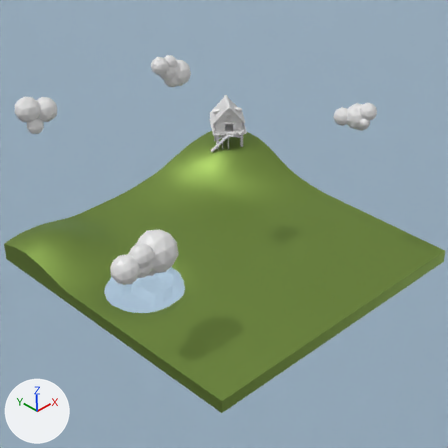
Two versions of the Blender file BlenderProjects/forestZone.blend, one commit apart.
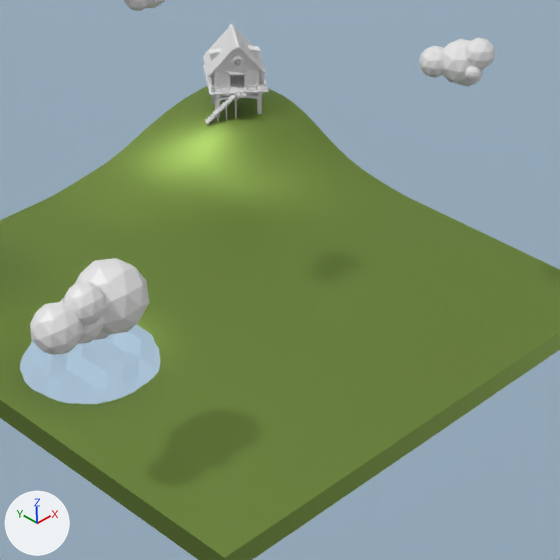
Old and new are each drawn from the file's camera 'Camera' and again close up on the part from 21% to 92% of the width and 18% to 90% of the height. Lighting does not change. The marker at lower left points along +X, +Y and +Z.

Objects in the first close-up: 'Cabin', 'Cloud_2.001', 'Cloud_3', 'Plane', 'Terrain', 'Water'.
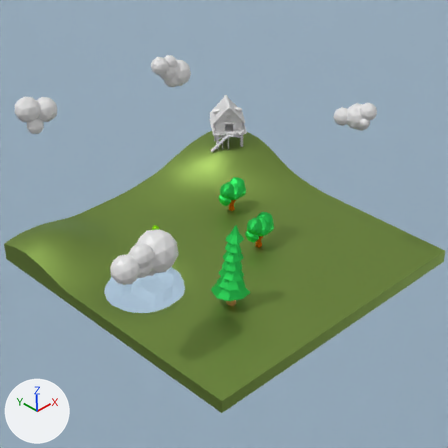
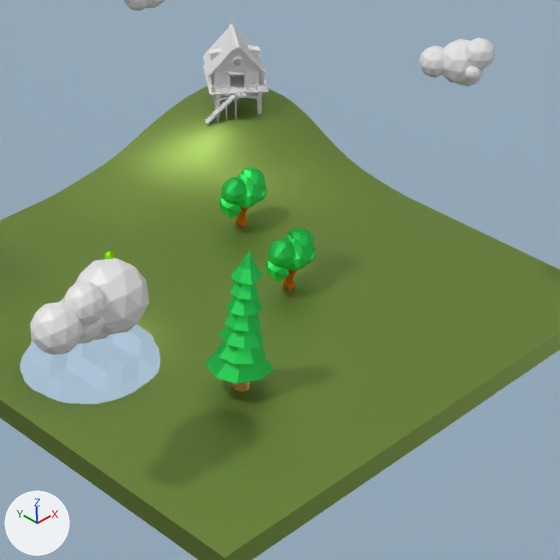
Changed parts and their boxes [x1, y1, x2, y2] in the close-ups (560 x 560 px):
'Leaves_green_1.001', added (green)
    after: [205, 250, 275, 392]
'OakTree1.002', added (green)
    after: [265, 228, 316, 290]
'OakTree1.001', added (green)
    after: [219, 167, 267, 227]
'OakTree2.001', added
    after: [103, 251, 115, 260]

Edits to the bpy script that builds the scene:
```text
Add ob_leaves_green_1_001:
    ob_leaves_green_1_001 = bpy.data.objects.new('Leaves_green_1.001', me_pine2_001)
    ob_leaves_green_1_001.location = (-16.2, -18.9, 3.6)
    ob_leaves_green_1_001.rotation_euler = (0.0, 0.0, 3.142)  # degrees (0, 0, 180)
Add ob_oaktree1_002:
    ob_oaktree1_002 = bpy.data.objects.new('OakTree1.002', me_tree1_001)
    ob_oaktree1_002.location = (8.1, -5.4, 3.6)
    ob_oaktree1_002.rotation_euler = (0.0, 0.0, 3.142)  # degrees (0, 0, 180)
Add ob_oaktree1_001:
    ob_oaktree1_001 = bpy.data.objects.new('OakTree1.001', me_tree1_001)
    ob_oaktree1_001.location = (16.2, 13.5, 3.7)
    ob_oaktree1_001.rotation_euler = (0.0, 0.0, 3.142)  # degrees (0, 0, 180)
Add ob_oaktree2_001:
    ob_oaktree2_001 = bpy.data.objects.new('OakTree2.001', me_tree2_001)
    ob_oaktree2_001.location = (-13.5, 13.5, 3.6)
    ob_oaktree2_001.rotation_euler = (0.0, 0.0, 3.142)  # degrees (0, 0, 180)
```
